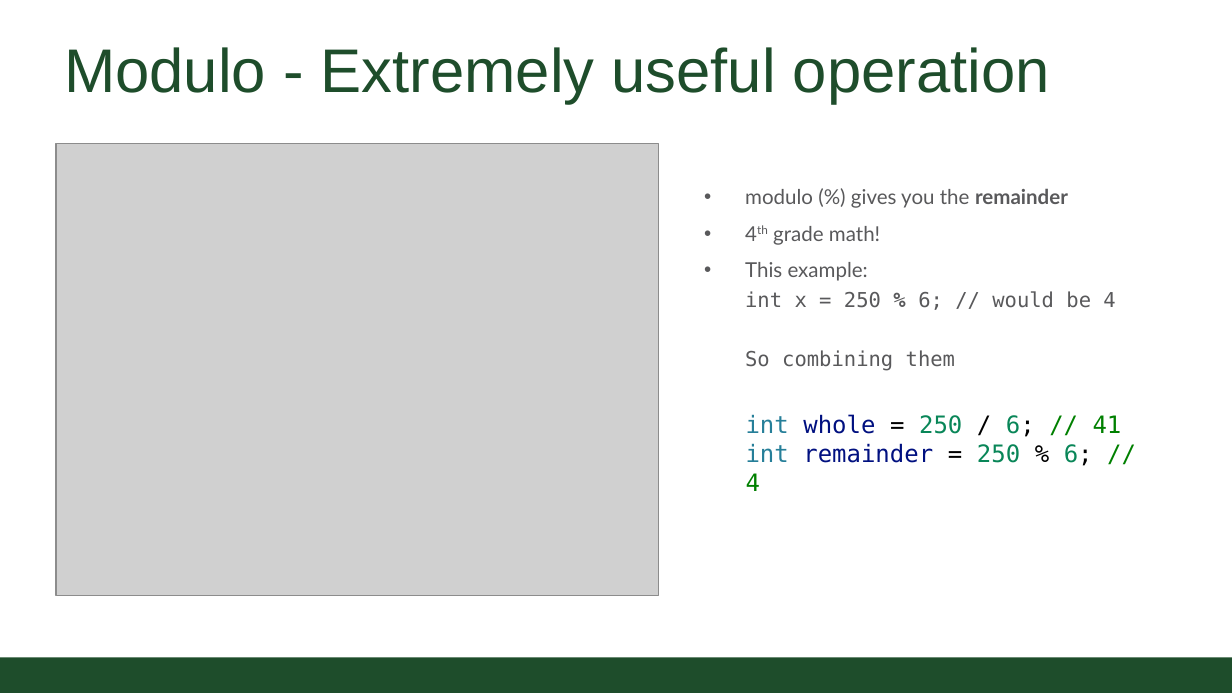
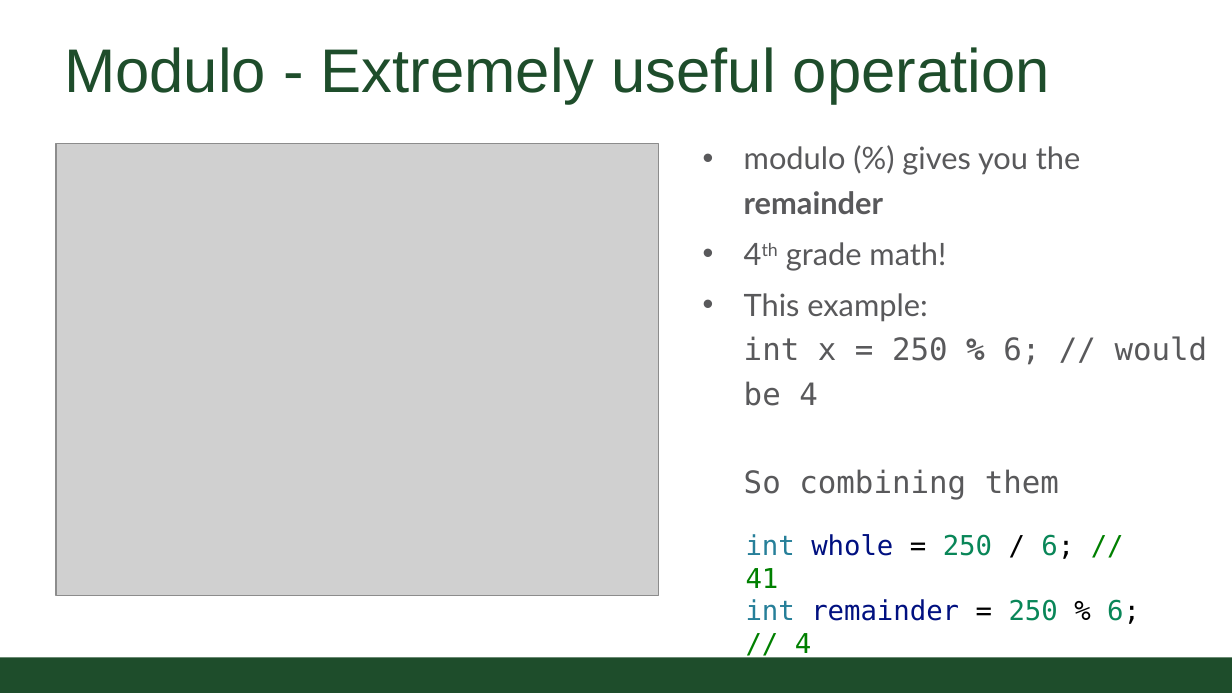
Before and after one commit to CSU-CompSci-CS163-4/Handouts, a slide deck: slide 13 of slides/On-Campus/02_01_Variables.pptx (slide 12 before the commit). Drawn at 1232x693 pixels with LibreOffice and Linux fonts; fonts in the diff are those of the drawing; grey boxes stand for pictures; background and template pictures are left out. Boxes give left, top, right and bottom in pixels: in the first picture for what was removed or moved away, otherwise in the second. Text is boxed around its words. In the diff, an @@ line names an element or a change of style, - is before the commit and + after.

```diff
--- a/slides/On-Campus/02_01_Variables.pptx
+++ b/slides/On-Campus/02_01_Variables.pptx
@@ text "modulo (%) gives you the ...": place and size @@
-text "modulo (%) gives you the ..." at [745,188,1115,371]
+text "modulo (%) gives you the ..." at [744,146,1208,500]
@@ text "modulo (%) gives you the ..." at [744,146,1208,500]: size 12 to 18 pt @@
@@ text "int whole = 250 / ...": place and size @@
-text "int whole = 250 / ..." at [746,414,1122,466]
+text "int whole = 250 / ..." at [746,534,1140,624]
@@ text "int whole = 250 / ..." at [746,534,1140,624]: size 14 to 16 pt @@
```
Also in this commit, not shown: 12 other slides changed, 1 slide added.
